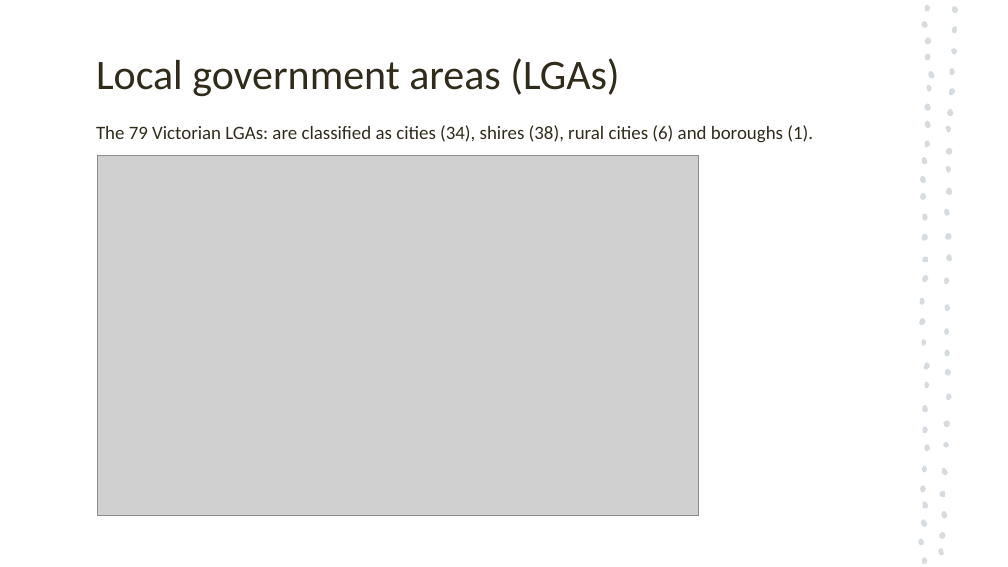
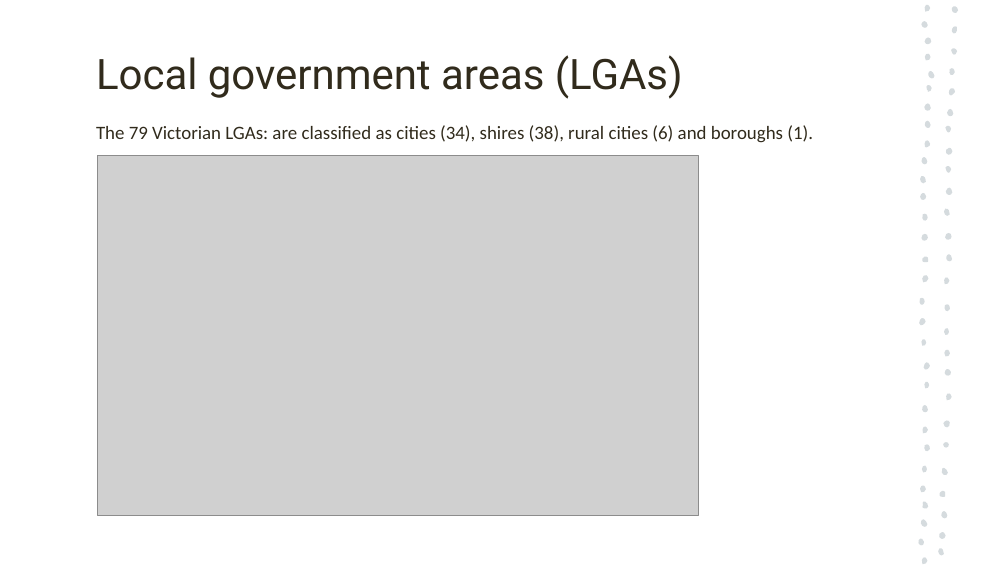
Before and after one commit to antoinetteboyle/Project-1, a slide deck: slide 3 of Crime_Victoria_PowerPoint_Presentation_temporary_Kelvin.pptx. Drawn at 1008x567 pixels with LibreOffice and Linux fonts; fonts in the diff are those of the drawing; grey boxes stand for pictures. Boxes give left, top, right and bottom in pixels: in the first picture for what was removed or moved away, otherwise in the second. Text is boxed around its words. In the diff, an @@ line names an element or a change of style, - is before the commit and + after.

```diff
--- a/Crime_Victoria_PowerPoint_Presentation_temporary_Kelvin.pptx
+++ b/Crime_Victoria_PowerPoint_Presentation_temporary_Kelvin.pptx
@@ title "Local government areas (LGAs)" at bbox=[96, 55, 683, 99]: font Calibri to Roboto @@
```
Also in this commit, not shown: 7 other slides changed, 1 slide added, 2 other files.
